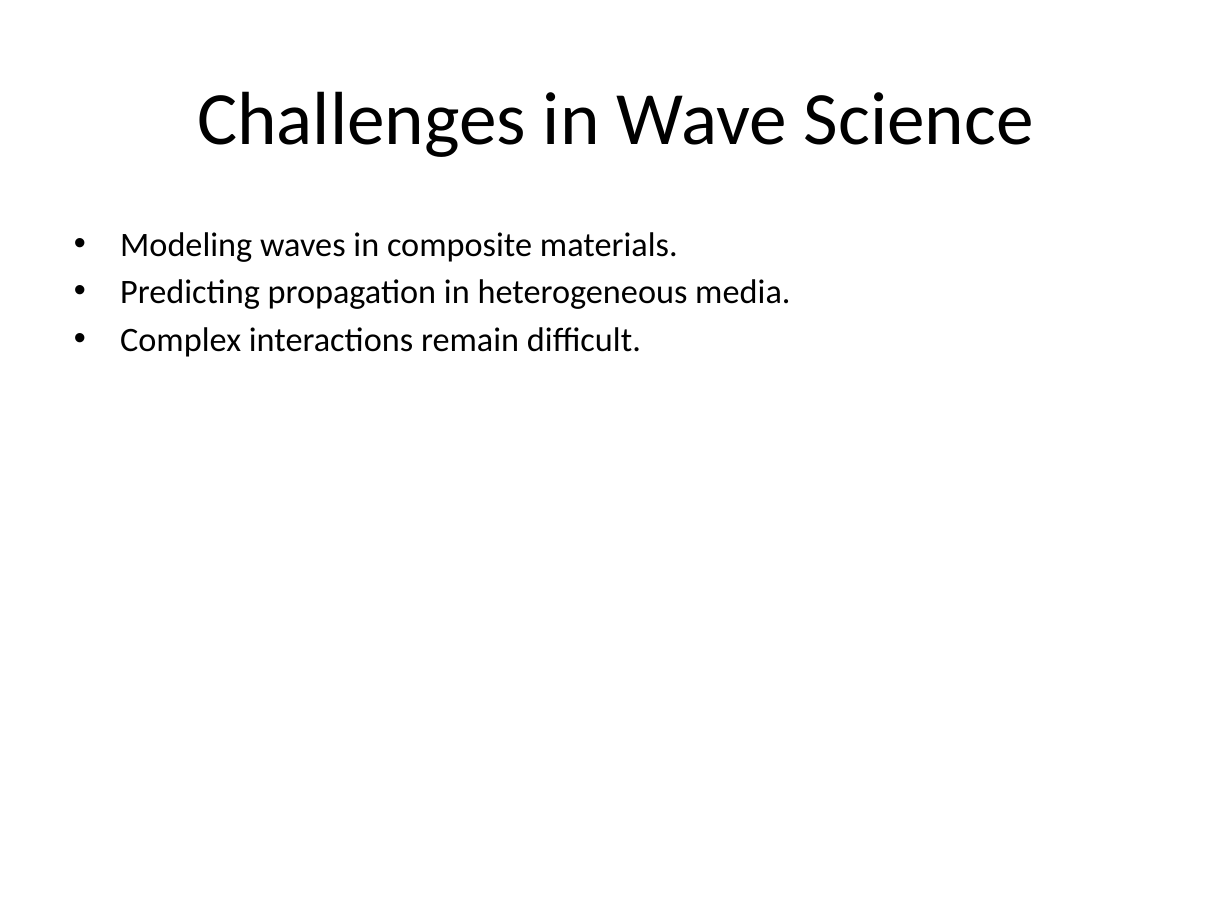
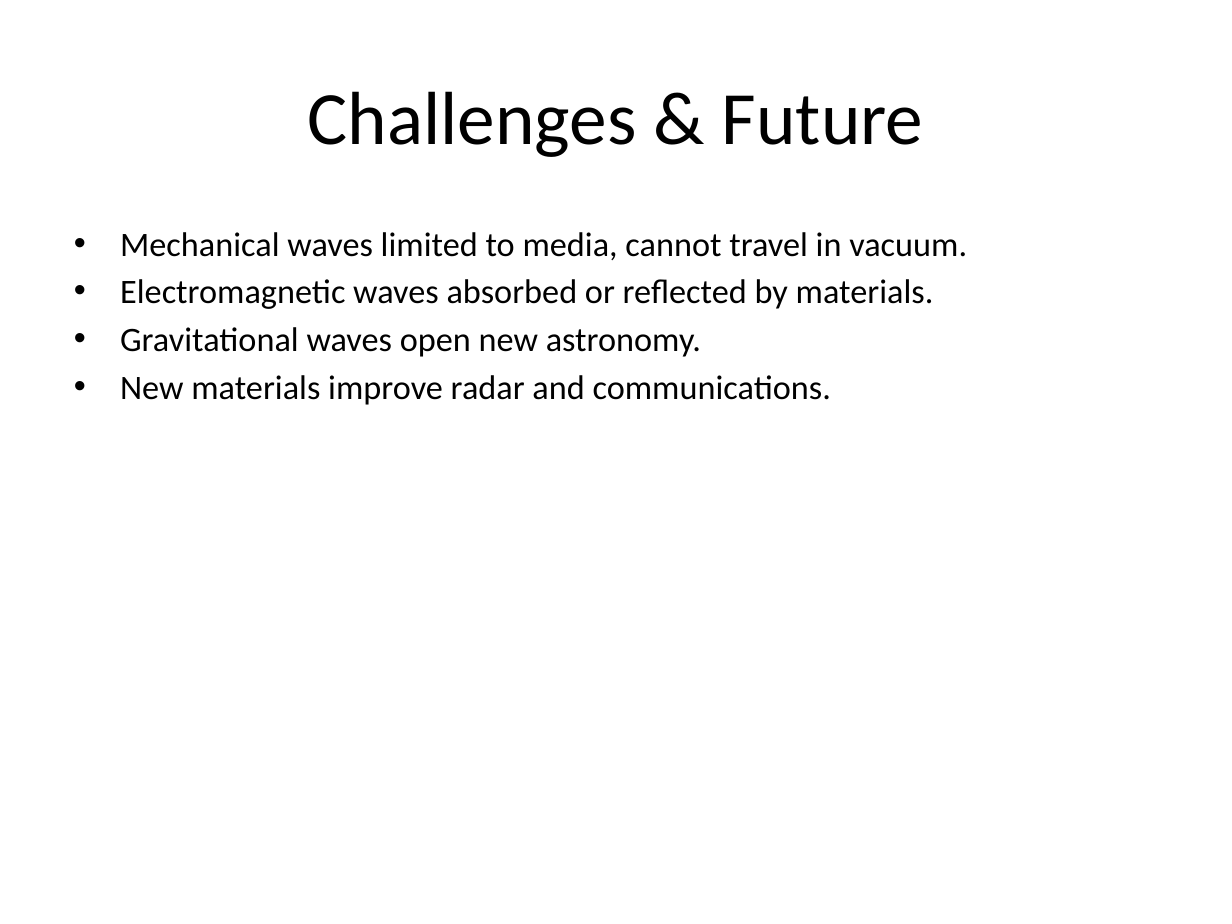
Before and after one commit to avinashsingh86331-lgtm/RESEARCH_AGENT, a slide deck: slide 8 of research_output.pptx. Drawn at 1232x924 pixels with LibreOffice and Linux fonts; fonts in the diff are those of the drawing. Boxes give left, top, right and bottom in pixels: in the first picture for what was removed or moved away, otherwise in the second. Text is boxed around its words. In the diff, an @@ line names an element or a change of style, - is before the commit and + after.

```diff
--- a/research_output.pptx
+++ b/research_output.pptx
@@ title at [308, 91, 924, 157]: text changed @@
-Challenges in Wave Science
+Challenges & Future
@@ text at [120, 232, 967, 405]: text changed @@
-• Modeling waves in composite materials.
-• Predicting propagation in heterogeneous media.
-• Complex interactions remain difficult.
+• Mechanical waves limited to media, cannot travel in vacuum.
+• Electromagnetic waves absorbed or reflected by materials.
+• Gravitational waves open new astronomy.
+• New materials improve radar and communications.
```
Also in this commit, not shown: 6 other slides changed, 1 slide added, 1 slide removed, 3 other files.
